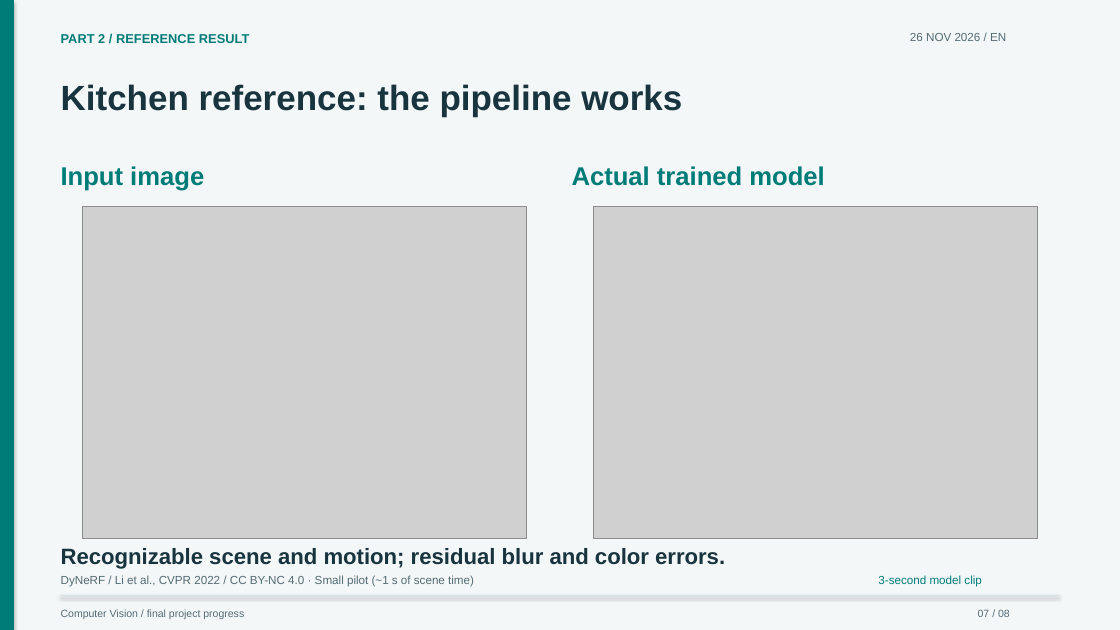
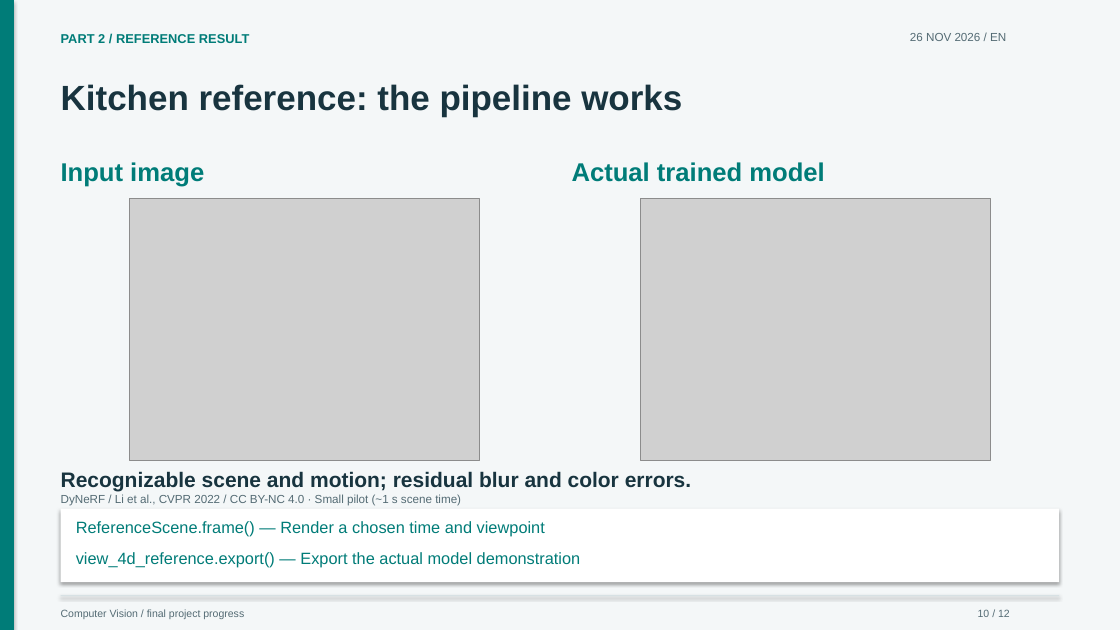
Before and after one commit to craptou/Projet_4D_Gaussian_Splatting, a slide deck: slide 10 of presentations/progress-2026-11-26.en.pptx (slide 7 before the commit). Drawn at 1120x630 pixels with LibreOffice and Linux fonts; fonts in the diff are those of the drawing; grey boxes stand for pictures. Boxes give left, top, right and bottom in pixels: in the first picture for what was removed or moved away, otherwise in the second. Text is boxed around its words. In the diff, an @@ line names an element or a change of style, - is before the commit and + after.

```diff
--- a/presentations/progress-2026-11-26.en.pptx
+++ b/presentations/progress-2026-11-26.en.pptx
@@ text "Input image": place and size @@
-text "Input image" at (61,166,204,191)
+text "Input image" at (61,162,204,187)
@@ text "Actual trained model": place and size @@
-text "Actual trained model" at (572,166,824,186)
+text "Actual trained model" at (572,162,824,182)
@@ picture: place and size @@
-picture at (83,207,527,539)
+picture at (129,198,480,460)
@@ picture: place and size @@
-picture at (594,207,1038,539)
+picture at (640,198,991,460)
@@ text "Recognizable scene and motion; residual ...": place and size @@
-text "Recognizable scene and motion; residual ..." at (61,548,725,569)
+text "Recognizable scene and motion; residual ..." at (61,471,691,492)
@@ text "Recognizable scene and motion; residual ..." at (61,471,691,492): size 19 to 18 pt @@
@@ rectangle added at (60,509,1060,583), fill #FFFFFF @@
@@ text at (61,494,461,506): text changed @@
-DyNeRF / Li et al., CVPR 2022 / CC BY-NC 4.0 · Small pilot (~1 s of scene time)
+DyNeRF / Li et al., CVPR 2022 / CC BY-NC 4.0 · Small pilot (~1 s scene time)
@@ text added at (76,521,545,536), 14 pt, text #007C78 @@
+ReferenceScene.frame() — Render a chosen time and viewpoint
@@ text added at (76,552,581,568), 14 pt, text #007C78 @@
+view_4d_reference.export() — Export the actual model demonstration
@@ text removed at (878,575,981,587) @@
-3-second model clip
@@ text at (978,609,1010,617): text changed @@
-07 / 08
+10 / 12
```
Also in this commit, not shown: 7 other slides changed, 4 slides added, 2 slides removed, 14 other files.
